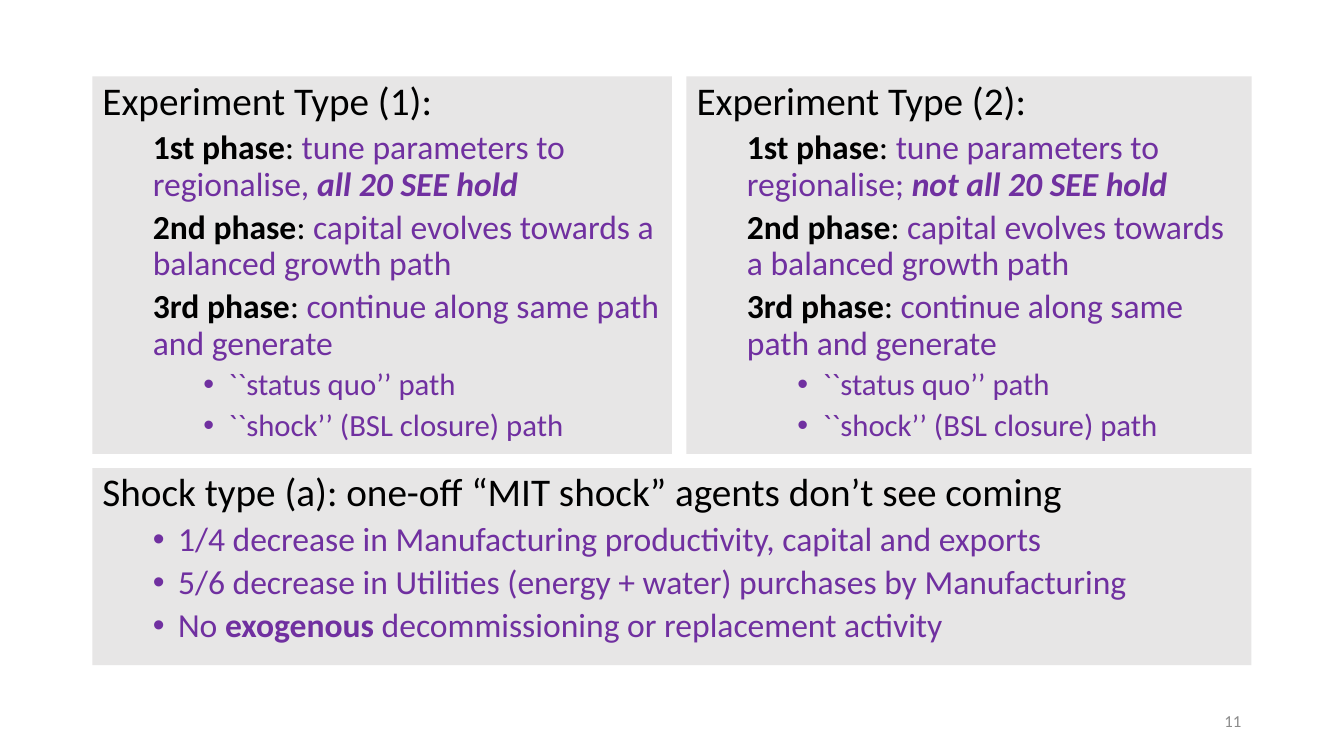
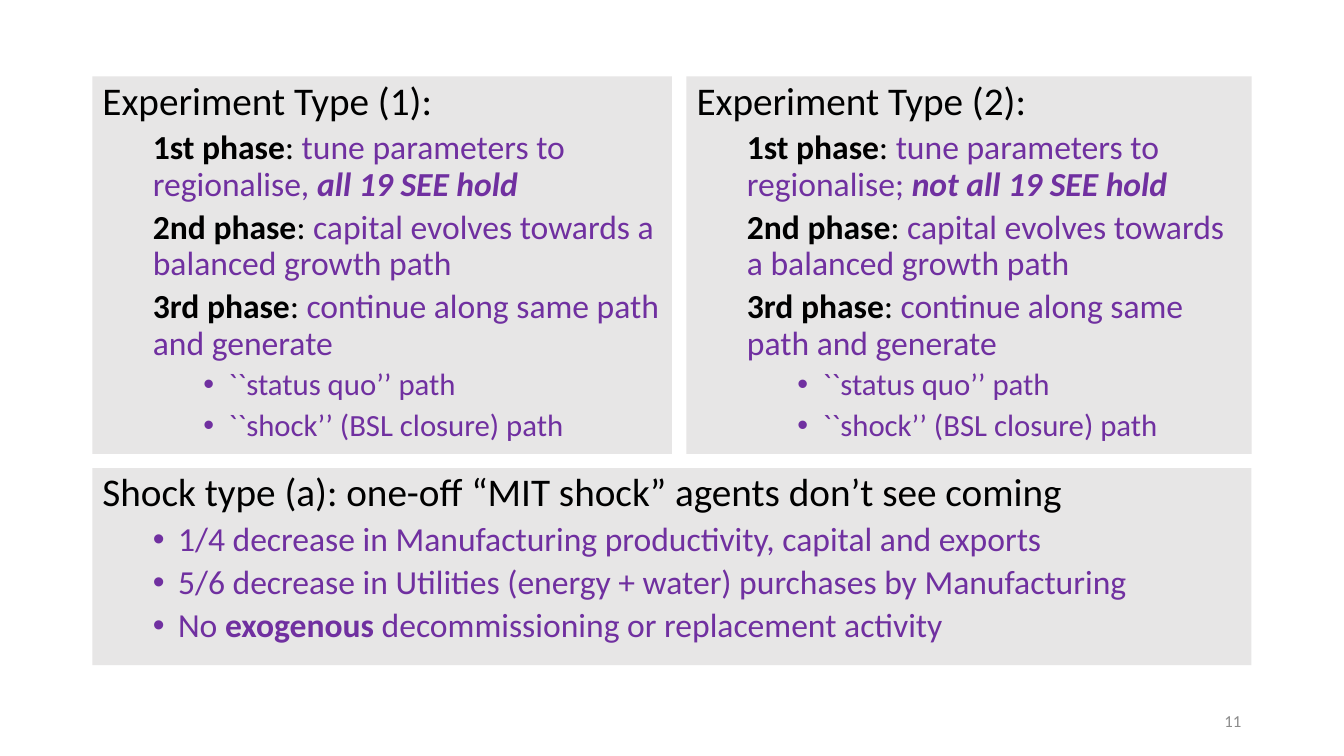
Before and after one commit to patrickocal/gladstone, a slide deck: slide 11 of powerpoint/glad-slides.pptx. Drawn at 1344x756 pixels with LibreOffice and Linux fonts; fonts in the diff are those of the drawing. Boxes give left, top, right and bottom in pixels: in the first picture for what was removed or moved away, otherwise in the second. Text is boxed around its words. In the diff, an @@ line names an element or a change of style, - is before the commit and + after.

```diff
--- a/powerpoint/glad-slides.pptx
+++ b/powerpoint/glad-slides.pptx
@@ text at (x1=153, y1=135, x2=565, y2=202): text changed @@
-  1st phase: tune parameters to regionalise, all 20 SEE hold
+  1st phase: tune parameters to regionalise, all 19 SEE hold
@@ text in rectangle at (x1=747, y1=135, x2=1167, y2=202): text changed @@
-  1st phase: tune parameters to regionalise; not all 20 SEE hold
+  1st phase: tune parameters to regionalise; not all 19 SEE hold
```
Also in this commit, not shown: 4 other slides changed, 1 other file.
